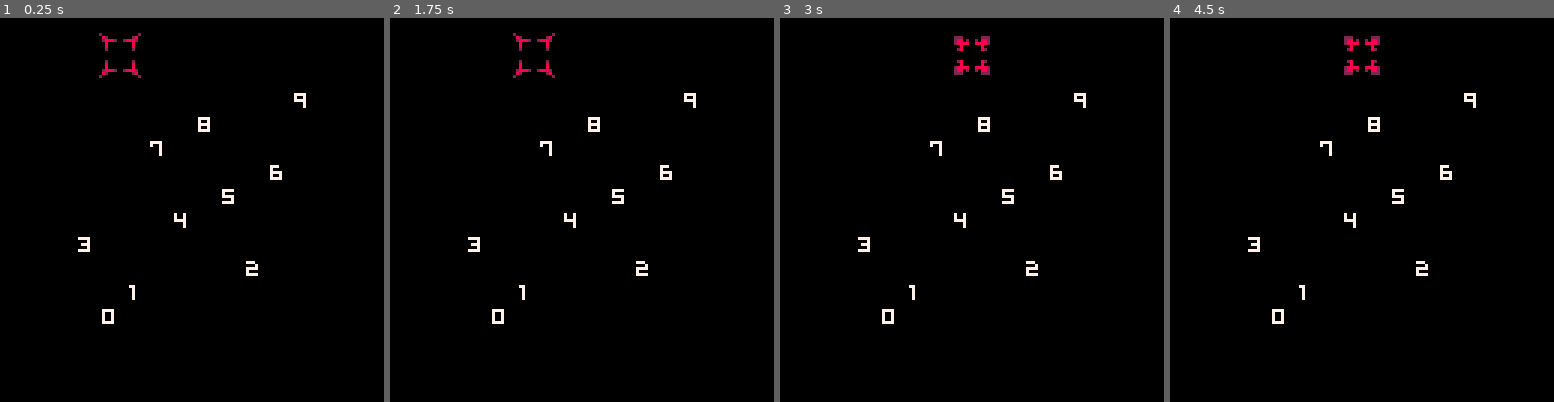
Above: before the commit, frames 1-4 (left to right).
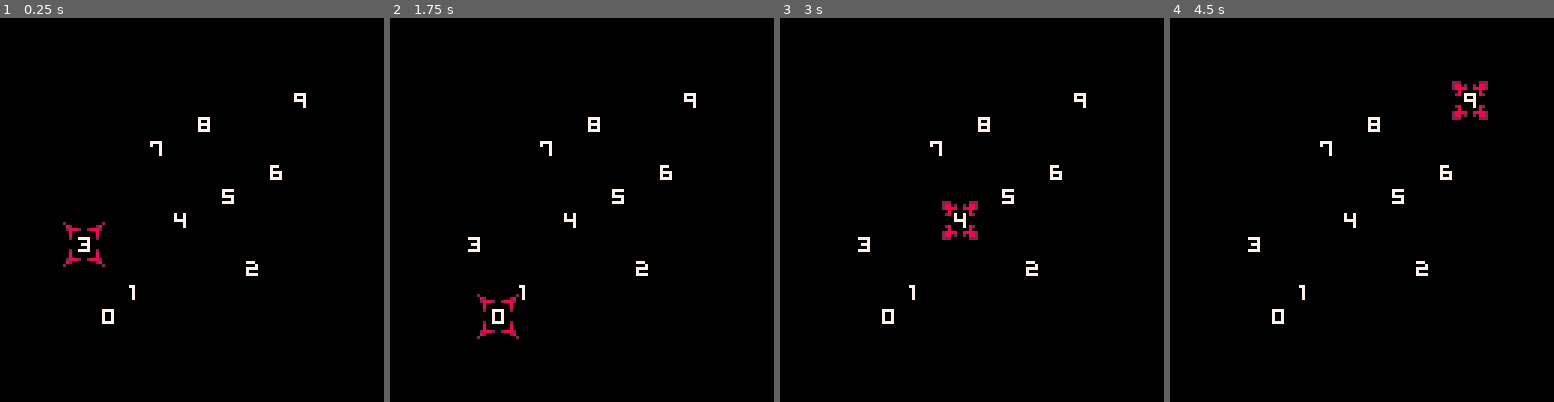
Above: after the commit, the same moments.

Repository: kisonecat/quarder
Game: PICO-8 cartridge fouro.p8
Two runs of this game, one before a commit and one after it. Both use one fixed random seed, a clock stepped at 60 frames per second and the inputs below.
Inputs:
- Up to frame 1 (0.25 s): no input
- Up to frame 2 (1.75 s): hold Right from 1.6 s (still down)
- Up to frame 3 (3 s): release Right at 2.1 s; hold Up 2.15-2.42 s; hold Right from 2.47 s (still down)
- Up to frame 4 (4.5 s): release Right at 3.03 s; hold Left 3.08-3.58 s; hold Down 3.63-3.97 s; hold Right from 4.02 s (still down)

The runs differ from the first frame. In frame 1, 0.5% of the frame differs, in the area x 16-37%, y 3-65%; in frame 2, 0.5%; in frame 3, 0.7%, in the area x 42-55%, y 4-58%; in frame 4, 0.7%.

Commit message:
move in all directions

Diff:
--- a/fouro.p8
+++ b/fouro.p8
@@ -7,12 +7,18 @@
 beats_per_second = 2
 last_beat = 0
 
-px = 2
 labels = {}
 cards = {}
 
 function _init()
+   for i=1, 10 do
+      labels[i] = 48 + i - 1
+   end
+
    shuffle()
+
+   px = 1
+   py = cards[px]
 end
 
 function shuffle()
@@ -28,18 +34,45 @@
    end
 end
 
--- for i from n−1 downto 1 do
---   j ← random integer such that 0 ≤ j ≤ i
---   exchange a[j] and a[i]
--- end
+function _update()
+   local move_x = false
+   local move_y = false
 
-for i=1, 10 do
-   labels[i] = 48 + i - 1
-end
+   if (btnp(1)) then
+      px = px + 1
+      move_x = true
+   end
 
-function _update()
-   if (btnp(1)) px = px + 1
-   if (btnp(0)) px = px - 1
+   if (btnp(0)) then
+      px = px - 1
+      move_x = true
+   end
+
+   if move_x then
+      if (px < 1) px = 1
+      if (px > 10) px = 10
+      py = cards[px]
+   end
+
+   if (btnp(2)) then
+      py = py + 1
+      move_y = true
+   end
+
+   if (btnp(3)) then
+      py = py - 1
+      move_y = true
+   end
+
+   if move_y then
+      if (py < 1) py = 1
+      if (py > 10) py = 10
+      for i=1,10 do
+	 if cards[i] == py then
+	    px = i
+	 end
+      end
+   end
 
    local t = time()
 
@@ -51,18 +84,26 @@
 
 margin = (128 - 80) / 2
 
+function board_x(x)
+   return (x-1)*8 + margin
+end
+
+function board_y(y)
+   return 128 - 8 - ((y-1)*8 + margin)
+end
+
 function _draw()
    cls()
 
    for i=1, 10 do
       local c = cards[i]
-      spr( labels[c], (i-1)*8 + margin, 128 - 8 - ((c-1)*8 + margin) )
+      spr( labels[c], board_x(i), board_y(c) )
    end
 
    if (time() - last_beat < 0.1) then
-      spr( 2, margin + (px - 1)*8, 5, 2, 2 )
+      spr( 2, board_x(px) - 4, board_y(py) - 4, 2, 2 )
    else
-      spr( 0, margin + (px - 1)*8, 5, 2, 2 )
+      spr( 0, board_x(px) - 4, board_y(py) - 4, 2, 2 )
    end
 end
 
